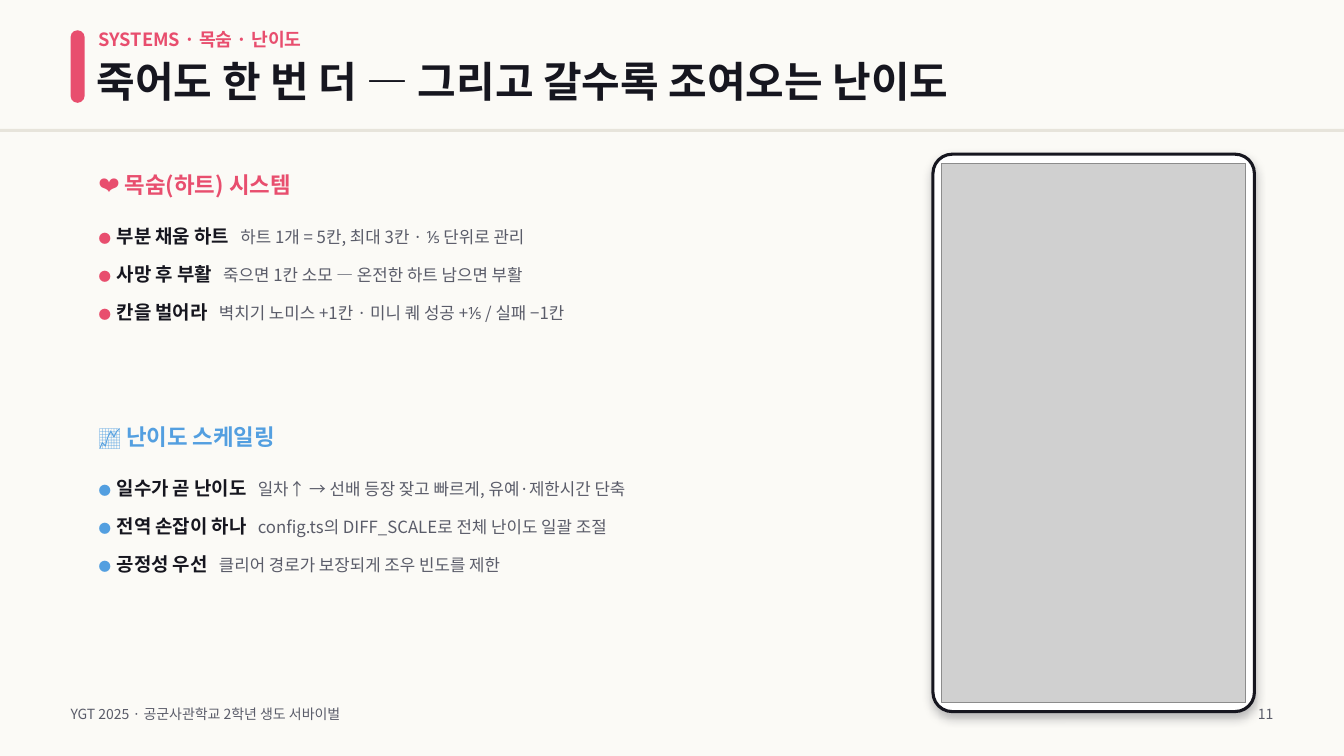
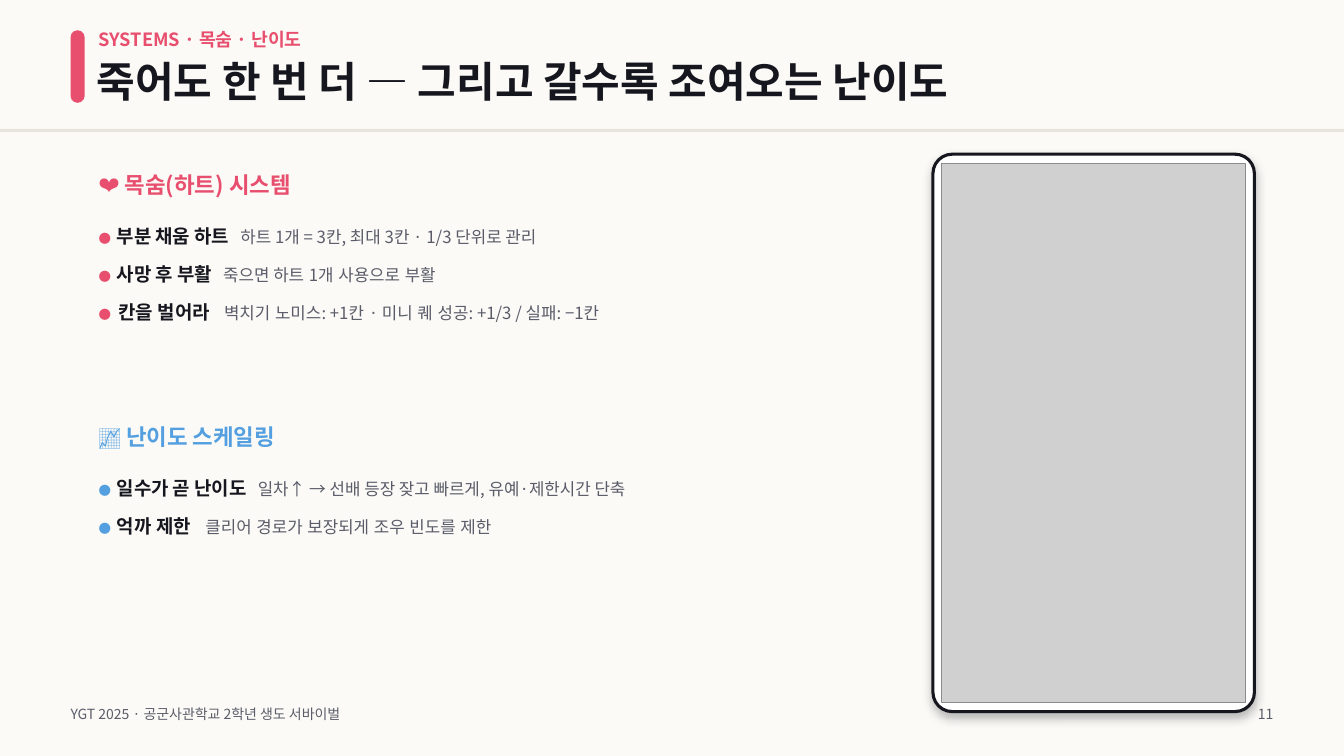
Before and after one commit to HyosanL/YGT2025, a slide deck: slide 11 of YGT2025_발표자료.pptx. Drawn at 1344x756 pixels with LibreOffice and Linux fonts; fonts in the diff are those of the drawing; grey boxes stand for pictures. Boxes give left, top, right and bottom in pixels: in the first picture for what was removed or moved away, otherwise in the second. Text is boxed around its words. In the diff, an @@ line names an element or a change of style, - is before the commit and + after.

```diff
--- a/YGT2025_발표자료.pptx
+++ b/YGT2025_발표자료.pptx
@@ text at (x1=117, y1=227, x2=599, y2=322): text changed @@
-● 부분 채움 하트 하트 1개 = 5칸, 최대 3칸 · ⅕ 단위로 관리
-● 사망 후 부활 죽으면 1칸 소모 — 온전한 하트 남으면 부활
-● 칸을 벌어라 벽치기 노미스 +1칸 · 미니 퀘 성공 +⅕ / 실패 −1칸
+● 부분 채움 하트 하트 1개 = 3칸, 최대 3칸 · 1/3 단위로 관리
+● 사망 후 부활 죽으면 하트 1개 사용으로 부활
+● 칸을 벌어라 벽치기 노미스: +1칸 · 미니 퀘 성공: +1/3 / 실패: −1칸
@@ text at (x1=205, y1=519, x2=491, y2=535): text changed @@
-● 전역 손잡이 하나 config.ts의 DIFF_SCALE로 전체 난이도 일괄 조절
-● 공정성 우선 클리어 경로가 보장되게 조우 빈도를 제한
+● 억까 제한 클리어 경로가 보장되게 조우 빈도를 제한
```
Also in this commit, not shown: 9 other slides changed, 1 slide removed, 4 other files.
